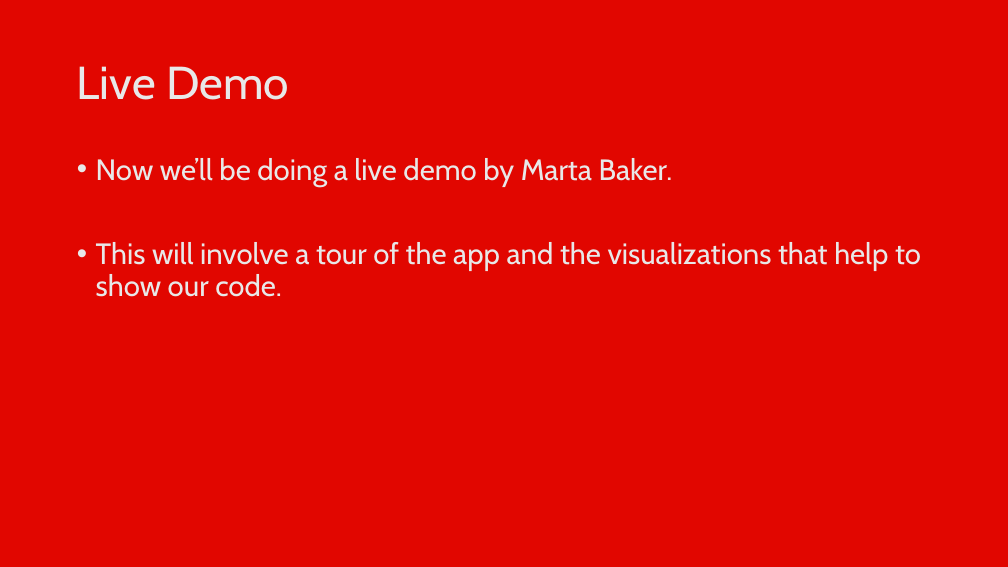
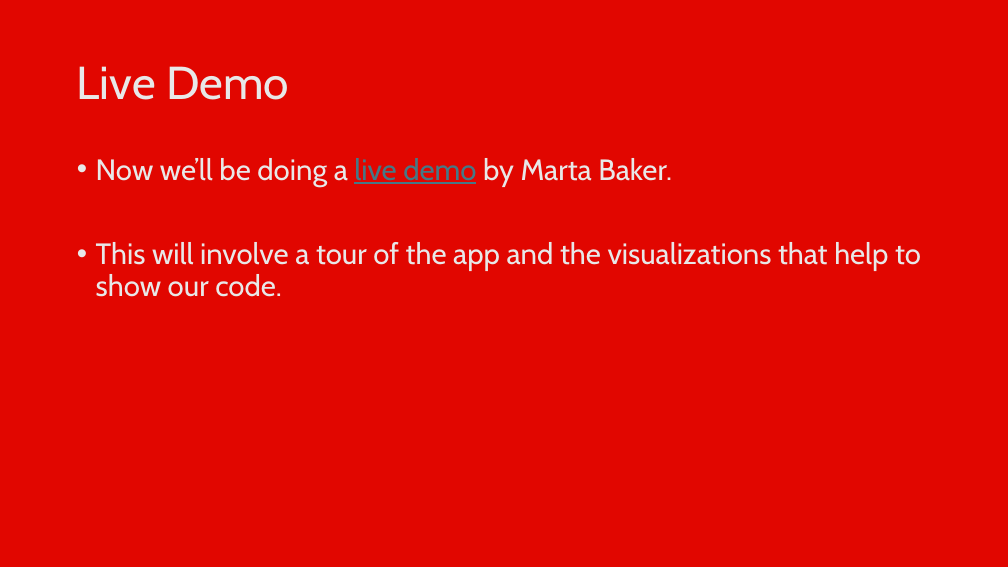
Before and after one commit to KevinPCarney/Project-3-Group-03, a slide deck: slide 6 of F1 Racing.pptx. Drawn at 1008x567 pixels with LibreOffice and Linux fonts; fonts in the diff are those of the drawing. Boxes give left, top, right and bottom in pixels: in the first picture for what was removed or moved away, otherwise in the second. Text is boxed around its words. In the diff, an @@ line names an element or a change of style, - is before the commit and + after.

```diff
--- a/F1 Racing.pptx
+++ b/F1 Racing.pptx
@@ text at [96, 158, 672, 187]: text colour #E8E8E8 to #467886, underline on in "live demo" @@
```
Also in this commit, not shown: 3 other slides changed.
